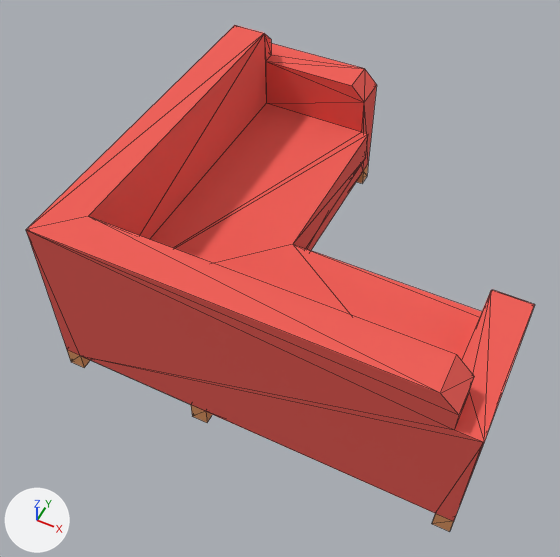
The glTF model public/models/items/loungeSofaCorner.glb as it was, and as the next commit left it.
Before and after are seen from a 50 mm camera at (1.2, -2.75, 3.56) aimed at (-0.08, -0.19, 0.36). Lighting does not change. The marker at lower left points along +X, +Y and +Z. Mesh edges are drawn as thin lines. Where no turn or scale is listed for an object, it has been applied to the vertices. Vertices at the same position are counted once.

The scene before the commit, as lines of its bpy script (objects in view):
```python
me_loungesofacorner_2 = bpy.data.meshes.new('loungeSofaCorner_2')
me_loungesofacorner_2.from_pydata(...)  # 97 vertices, 190 faces; spans x -0.99..1.22, y -0.99..1.22, z 0.0..1.04
# faces by material slot: [120, 70]
me_loungesofacorner_2.materials.append(mat_carpet_011)  # red #f15d55
me_loungesofacorner_2.materials.append(mat_wood_049)  # orange #e69b65
ob_loungesofacorner = bpy.data.objects.new('loungeSofaCorner', me_loungesofacorner_2)
ob_loungesofacorner.location = (0.0, 0.0, 0.0)
```
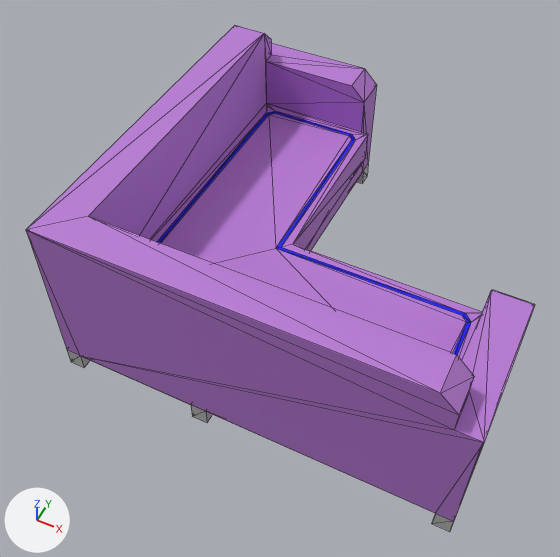
Where the newer file only moved an object's origin or applied its transform, the numbers keep the older frame.

Edits to the bpy script that builds the scene:
```text
Add mat_lambert8:
    mat_lambert8 = principled_material('lambert8')
    mat_lambert8.base_color = (0.0, 0.0, 1.0)  # blue #0000ff
    mat_lambert8.roughness = 0.6
Add mat_lambert15_004:
    mat_lambert15_004 = principled_material('lambert15.004')
    mat_lambert15_004.base_color = (0.482, 0.195, 0.663)  # purple #b87ad5
    mat_lambert15_004.roughness = 0.6
Add mat_lambert1:
    mat_lambert1 = principled_material('lambert1')
    mat_lambert1.base_color = (0.5, 0.5, 0.5)  # grey #bcbcbc
    mat_lambert1.roughness = 0.6
Change me_loungesofacorner_2:
    used by ob_loungesofacorner; location = (0.0, 0.0, 0.0)
    remove me_loungesofacorner_2.from_pydata(...)  # 97 vertices, 190 faces; spans x -0.99..1.22, y -0.99..1.22, z 0.0..1.04
    add me_loungesofacorner_2.from_pydata(...)  # 121 vertices, 236 faces; spans x -0.99..1.22, y -0.99..1.22, z 0.0..1.04
    me_loungesofacorner_2 part 1
    6 faces are deleted
    24 vertices are added at x -0.77..1.0, y -0.77..1.0, z 0.52
    32 new faces join them, mat_lambert15_004 (purple #b97ad5)
    20 new faces join them, mat_lambert8 (blue #0000ff)
    me_loungesofacorner_2 part 2: 114 faces spanning x -0.99..1.22, y -0.99..1.22, z 0.11..1.04 switch from mat_carpet_011 (red #f15d55) to mat_lambert15_004 (purple #b97ad5)
    me_loungesofacorner_2 part 3: 70 faces spanning x -0.99..1.22, y -0.99..1.22, z 0.0..0.11 switch from mat_wood_049 (orange #e69b65) to mat_lambert1 (grey #bcbcbc)
    add me_loungesofacorner_2.materials.append(mat_lambert8)  # blue #0000ff
```

Where the change shows, as pixel boxes (x1, y1, x2, y2) in the pictures (560 x 557 px):
part 1 of me_loungesofacorner_2, built on
    both: (150, 103, 482, 360)
part 2 of me_loungesofacorner_2, recoloured (red to purple)
    both: (26, 25, 535, 521)
part 3 of me_loungesofacorner_2, recoloured
    both: (67, 165, 454, 532)
